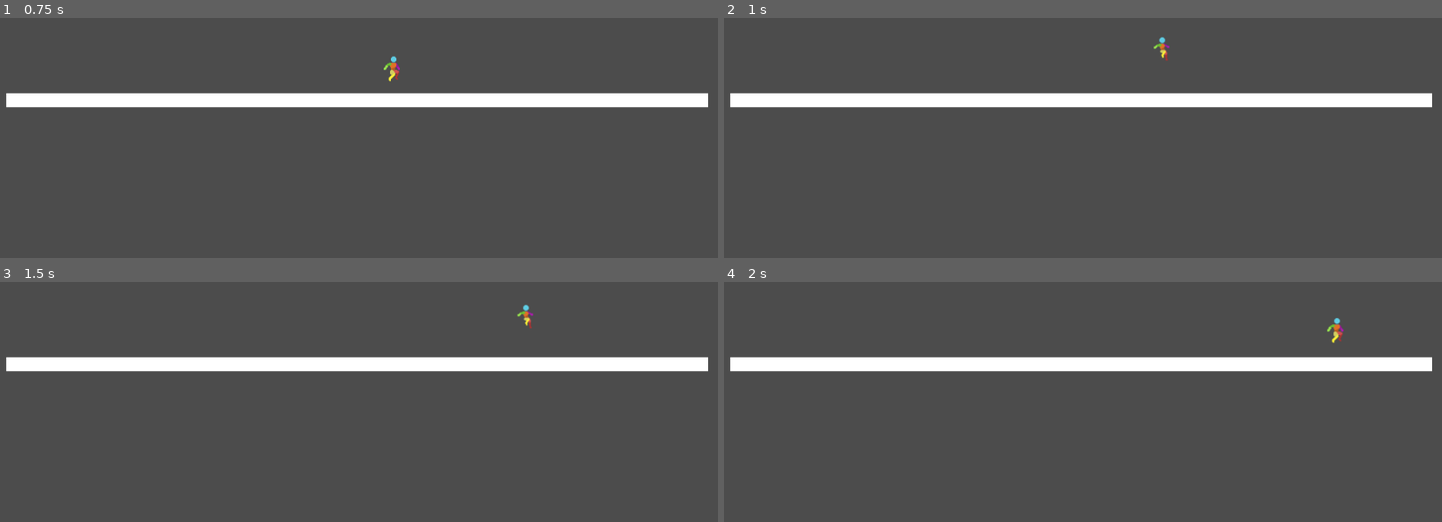
Above: before the commit, frames 1-4 (two rows, left to right).
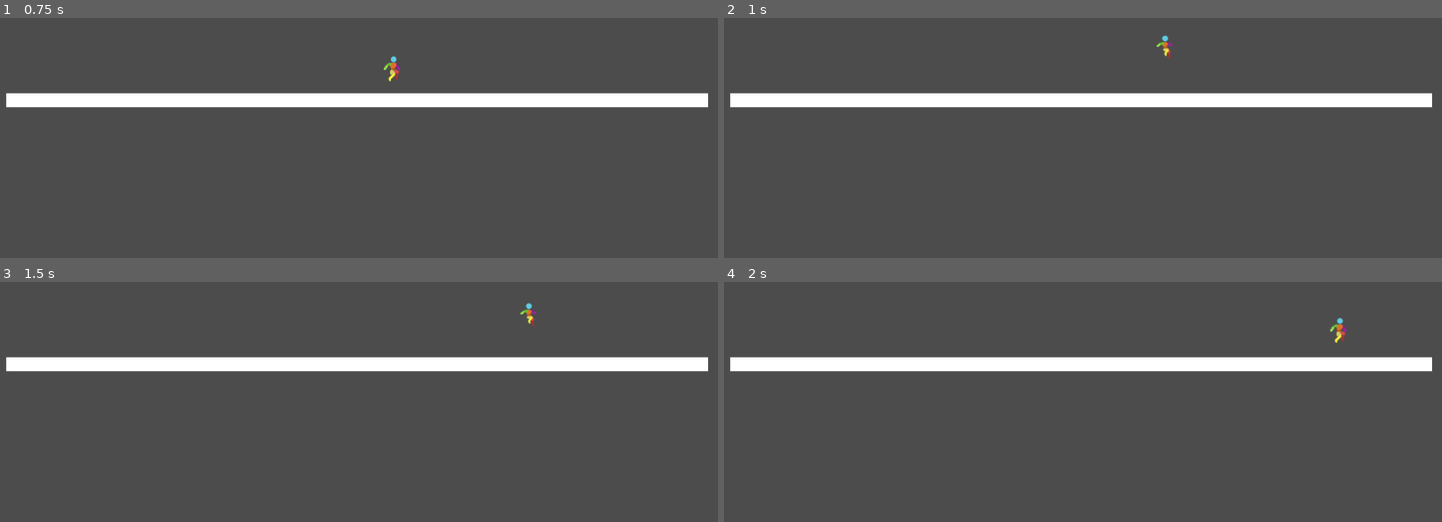
Above: after the commit, the same moments.

Repository: seanj29/Wall-climb
Game: Godot game, scene res://Main.tscn
Two runs of this game, one before a commit and one after it. Both use one fixed random seed, a clock stepped at 60 frames per second and the inputs below.
Inputs:
- Up to frame 1 (0.75 s): tap Enter at 0.5 s; hold Right (ui_right) from 0.53 s (still down); tap Space (ui_select) at 0.6 s
- Up to frame 2 (1 s): keep holding Right (ui_right); tap Space (ui_select) at 0.77 s
- Up to frame 3 (1.5 s): keep holding Right (ui_right); tap Space (ui_select) at 1.07, 1.35 s
- Up to frame 4 (2 s): keep holding Right (ui_right); tap Space (ui_select) at 1.52, 1.82 s

Frame 1 is identical in both runs. In frame 2, 0.1% of the frame differs, in the area x 59-63%, y 7-18%; in frame 3, 0.1%; in frame 4, 0.2%, in the area x 83-87%, y 14-26%.

Commit message:
not sure why won't do a roll jump

Diff:
--- a/Player/Movement.gd
+++ b/Player/Movement.gd
@@ -9,9 +9,10 @@
 onready var screen_size = get_viewport_rect().size
 onready var _sprite = $AnimatedSprite
 
+const UPV = Vector2(0, -1)
+
 var direction = Vector2.RIGHT
 var velocity = Vector2()
-
 var jumpCount = 0
 
 func _process(_delta):
@@ -35,12 +36,15 @@
 	if is_on_floor():
 		jumpCount = 0
 
-	if Input.is_action_just_pressed("ui_select") and jumpCount != max_jumps:
+	if Input.is_action_just_pressed("ui_select") and jumpCount == 0:
 		velocity.y = -jump_speed
 		jumpCount += 1
+	elif Input.is_action_just_pressed("ui_select") and jumpCount == 1:
+		velocity.y = -jump_speed
+		position += velocity * delta
+		jumpCount += 1
 
-
-	move_and_slide(velocity, Vector2(0, -1))
+	move_and_slide(velocity, UPV)
 
 	position.x = clamp(position.x, 0, screen_size.x)
 	position.y = clamp(position.y, 0, screen_size.y)
